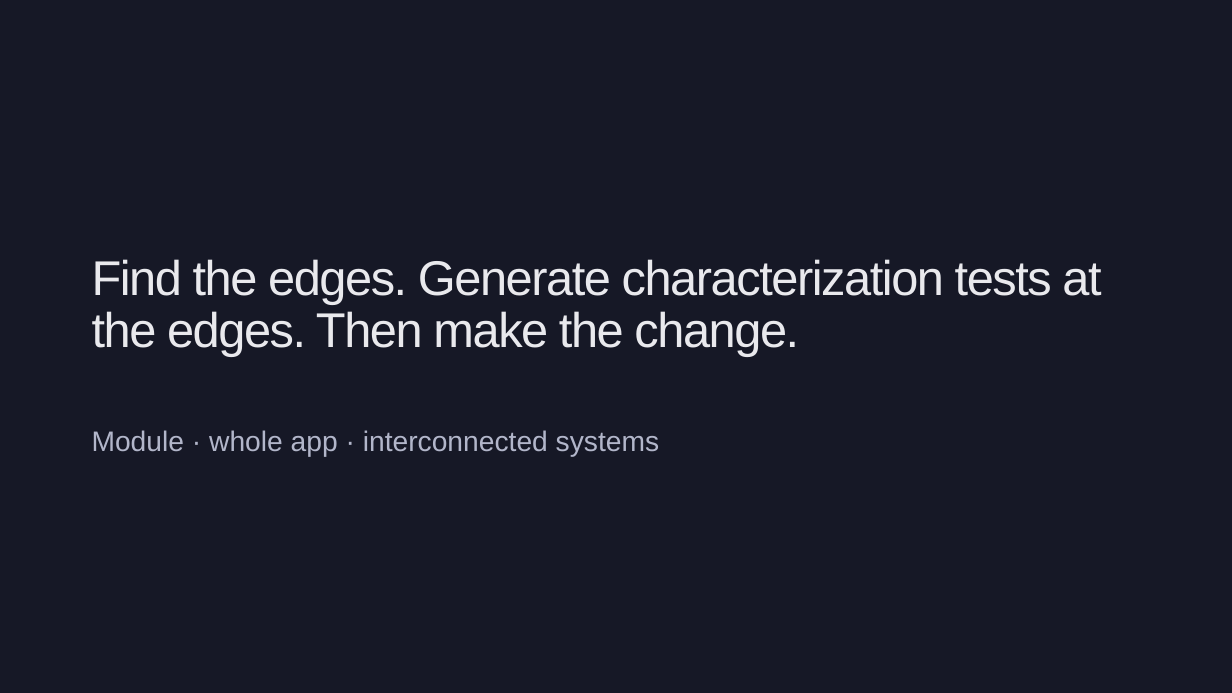
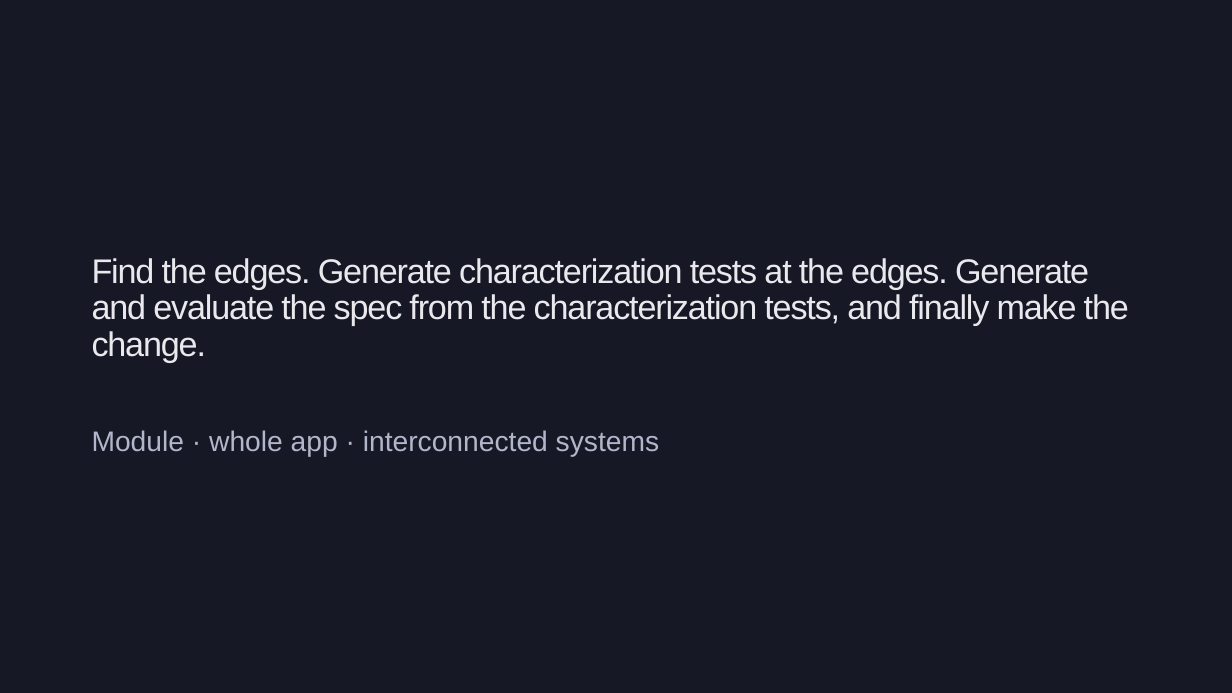
Before and after one commit to Bradleywboggs/ai-assisted-legacy-refactors-kcdc-2026, a slide deck: slide 34 of AI_Assisted_Legacy_Refactors.pptx (slide 35 before the commit). Drawn at 1232x693 pixels with LibreOffice and Linux fonts; fonts in the diff are those of the drawing. Boxes give left, top, right and bottom in pixels: in the first picture for what was removed or moved away, otherwise in the second. Text is boxed around its words. In the diff, an @@ line names an element or a change of style, - is before the commit and + after.

```diff
--- a/AI_Assisted_Legacy_Refactors.pptx
+++ b/AI_Assisted_Legacy_Refactors.pptx
@@ text at box(92, 258, 1129, 362): text changed; size 57 to 39.9 pt @@
-Find the edges. Generate characterization tests at the edges. Then make the change.
+Find the edges. Generate characterization tests at the edges. Generate and evaluate the spec from the characterization tests, and finally make the change.
```
Also in this commit, not shown: 23 other slides changed, 13 slides added, 11 slides removed, 6 other files.
